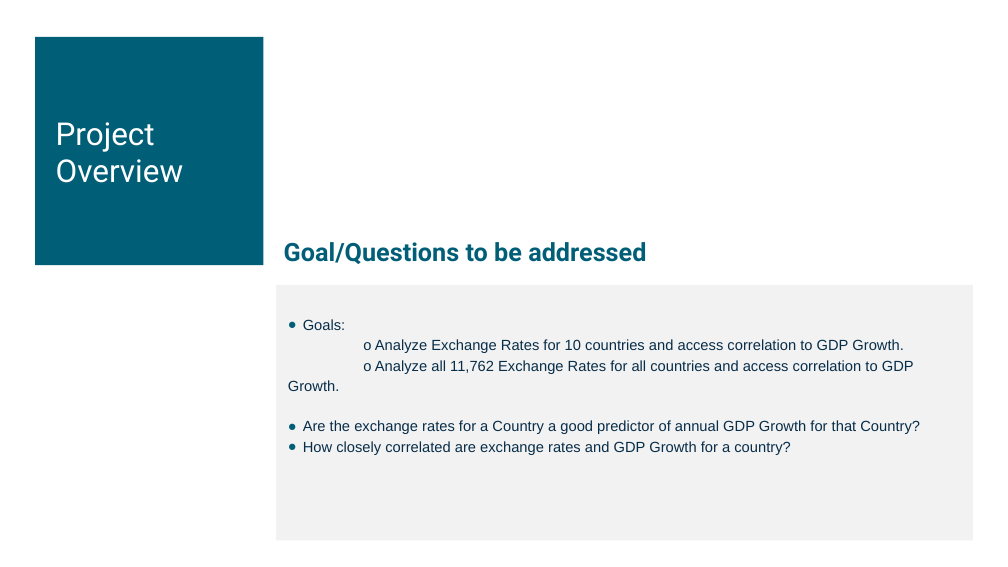
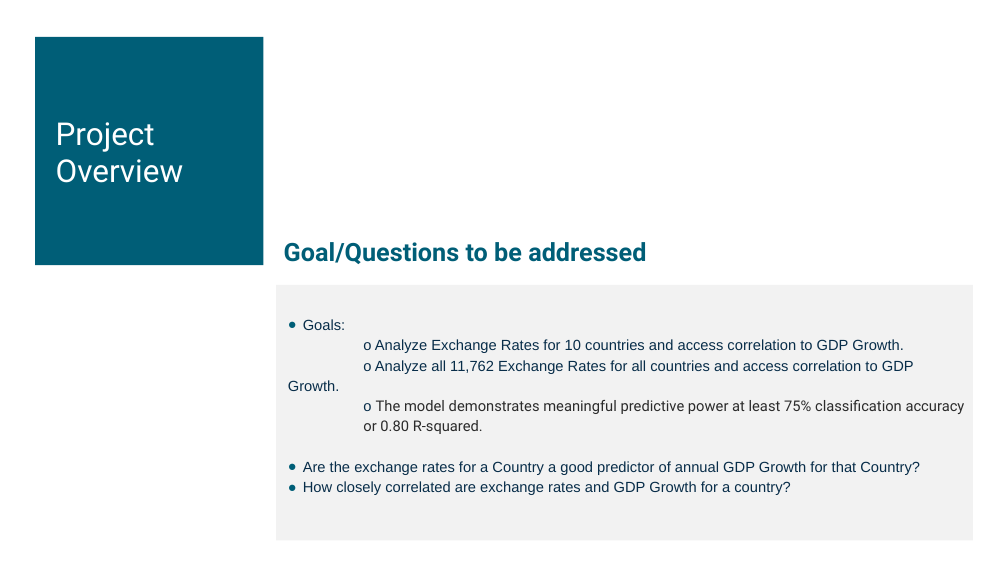
Before and after one commit to tbrown14611/Project_2, a slide deck: slide 3 of Team 3 AI_Bootcamp_Project_2.pptx. Drawn at 1008x567 pixels with LibreOffice and Linux fonts; fonts in the diff are those of the drawing. Boxes give left, top, right and bottom in pixels: in the first picture for what was removed or moved away, otherwise in the second. Text is boxed around its words. In the diff, an @@ line names an element or a change of style, - is before the commit and + after.

```diff
--- a/Team 3 AI_Bootcamp_Project_2.pptx
+++ b/Team 3 AI_Bootcamp_Project_2.pptx
@@ text at box(363, 400, 965, 434): paragraph added @@
+      o The model demonstrates meaningful predictive power at least 75% classification accuracy or 0.80 R-squared.
```
Also in this commit, not shown: 3 other slides changed, 2 slides added, 2 slides removed.
